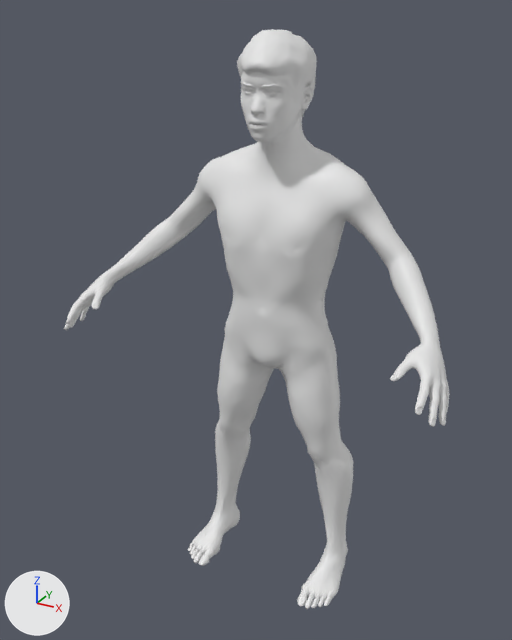
Two versions of the glTF model game/assets/humans/goblin_male_adult.glb, one commit apart.
Camera for both pictures: a 50 mm lens placed at (0.704, -1.414, 1.389), pointed at (-0.026, -0.087, 0.725). Every picture has the same lights, and +X, +Y and +Z are marked at lower left. The picture after the commit comes second. Materials are left out; every surface is plain grey. Vertices at exactly the same position are counted once.

Names of what the first picture shows: 'Body'.
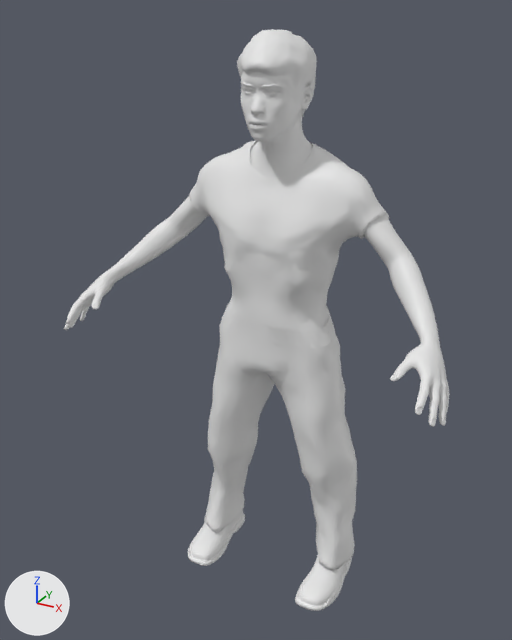
Edits to the bpy script that builds the scene:
```text
Change me_mesh_0:
    used by ob_body; location = (0.0, 0.0, 0.0)
    remove me_mesh_0.from_pydata(...)  # 15355 vertices, 30464 faces; spans x -0.464..0.464, y -0.292..0.084, z 0.001..1.35
    add me_mesh_0.from_pydata(...)  # 19745 vertices, 38934 faces; spans x -0.464..0.464, y -0.292..0.097, z 0.0..1.35
    me_mesh_0 part 1: a new loose piece of 1357 vertices spanning x -0.221..0.219, y -0.118..0.097, z 0.055..0.739
    me_mesh_0 part 2: a new loose piece of 1311 vertices spanning x -0.246..0.243, y -0.121..0.089, z 0.678..1.123
    me_mesh_0 part 3: a new loose piece of 717 vertices spanning x 0.122..0.217, y -0.178..0.057, z 0.0..0.092
    me_mesh_0 part 4: a new loose piece of 717 vertices spanning x -0.217..-0.122, y -0.178..0.057, z 0.0..0.092
    other edits to the shape of me_mesh_0 do not show in these pictures
```

Location of each change, (x1, y1, x2, y2) in pixels of the pictures (512 x 640 px):
'Body', reshaped: before (64, 29, 450, 609); after (64, 29, 450, 611)
part 1 of me_mesh_0, added: after (204, 307, 357, 570)
part 2 of me_mesh_0, added: after (189, 141, 389, 348)
part 3 of me_mesh_0, added: after (295, 555, 352, 611)
part 4 of me_mesh_0, added: after (188, 511, 245, 566)
